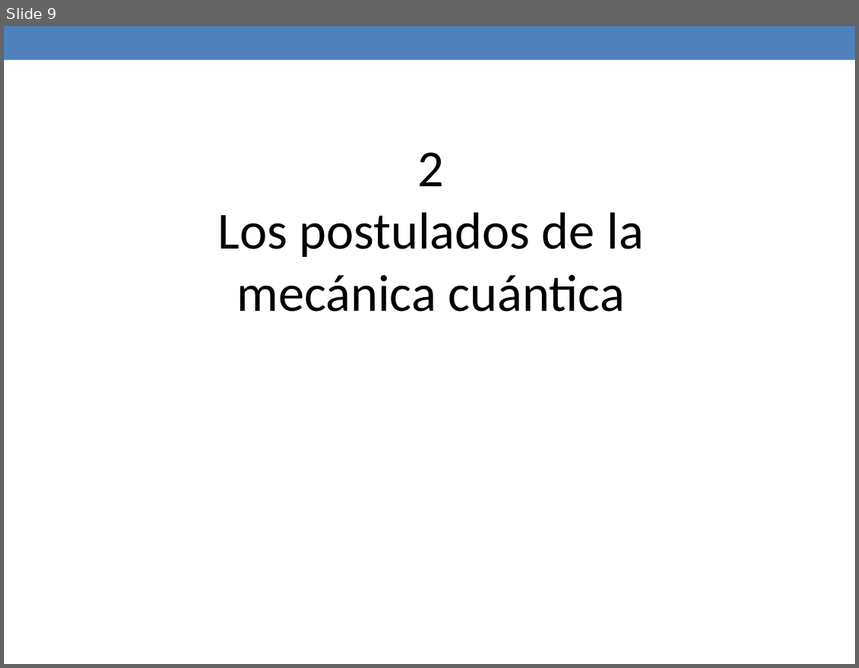
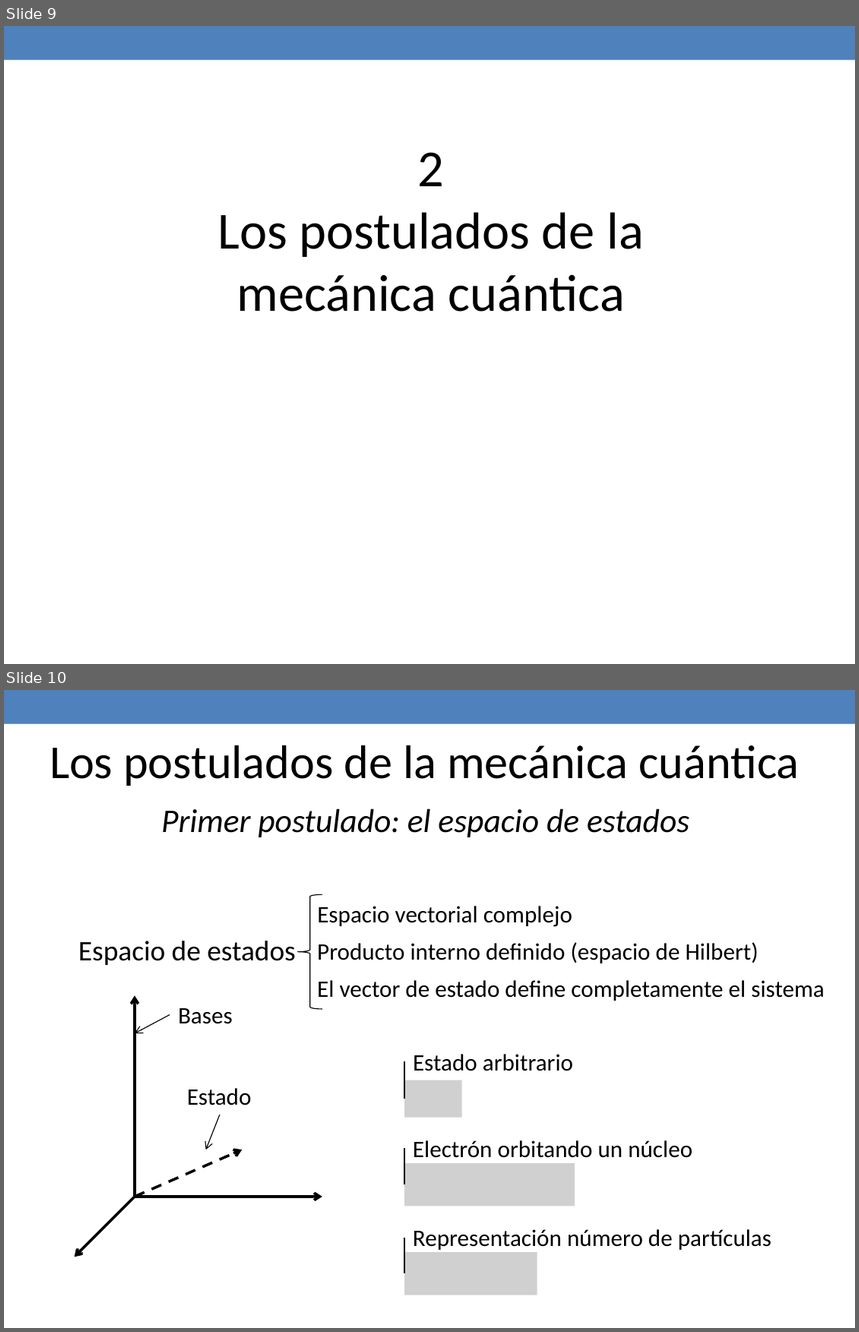
Before and after one commit to jaimecp89/qMIPS101, a slide deck: qMIPS/doc/Presentacion PFC.pptx. Shown one above the other, each under a label of ours: slide 9 before the commit, slides 9 and 10 after it. The pictures are 859x668 and 859x1332 pixels, drawn with LibreOffice and Linux fonts; fonts in the diff are those of the drawing; grey boxes stand for pictures. Boxes give left, top, right and bottom in pixels: in the first picture for what was removed or moved away, otherwise in the second. Text is boxed around its words. In the diff, an @@ line names an element or a change of style, - is before the commit and + after.

```diff
--- a/qMIPS/doc/Presentacion PFC.pptx
+++ b/qMIPS/doc/Presentacion PFC.pptx
@@ slide 10 added at (x1=4, y1=690, x2=855, y2=1328), background #FFFFFF; not listed: 1 template element that a slide beside it also shows @@
@@ text added at (x1=50, y1=745, x2=800, y2=786), 40 pt, text #000000 @@
+Los postulados de la mecánica cuántica
@@ text added at (x1=161, y1=809, x2=690, y2=837), 28 pt, text #000000, italic @@
+Primer postulado: el espacio de estados
@@ left brace added at (x1=297, y1=894, x2=322, y2=1009), outline #000000 0.75 pt @@
@@ text added at (x1=317, y1=906, x2=572, y2=927), 20 pt, text #000000 @@
+Espacio vectorial complejo
@@ text added at (x1=78, y1=941, x2=296, y2=965), 24 pt, text #000000 @@
+Espacio de estados
@@ text added at (x1=317, y1=942, x2=759, y2=964), 20 pt, text #000000 @@
+Producto interno definido (espacio de Hilbert)
@@ text added at (x1=317, y1=980, x2=825, y2=1001), 20 pt, text #000000 @@
+El vector de estado define completamente el sistema
@@ arrow added from (135, 1196) to (135, 996), #000000 2.25 pt @@
@@ text added at (x1=178, y1=1008, x2=233, y2=1024), 20 pt, text #000000 @@
+Bases
@@ arrow added from (170, 1015) to (135, 1034), #000000 0.75 pt @@
@@ text added at (x1=413, y1=1054, x2=573, y2=1072), 20 pt, text #000000 @@
+Estado arbitrario
@@ line added from (405, 1062) to (405, 1099), #000000 1.5 pt @@
@@ text added at (x1=187, y1=1088, x2=252, y2=1106), 20 pt, text #000000 @@
+Estado
@@ picture added at (x1=405, y1=1081, x2=462, y2=1118) @@
@@ arrow added from (219, 1115) to (205, 1150), #000000 0.75 pt @@
@@ text added at (x1=413, y1=1141, x2=693, y2=1158), 20 pt, text #000000 @@
+Electrón orbitando un núcleo
@@ arrow added from (135, 1196) to (243, 1150), #000000 2.25 pt dashed @@
@@ picture added at (x1=405, y1=1163, x2=576, y2=1206) @@
@@ line added from (405, 1149) to (405, 1185), #000000 1.5 pt @@
@@ arrow added from (135, 1196) to (75, 1257), #000000 2.25 pt @@
@@ arrow added from (135, 1196) to (322, 1196), #000000 2.25 pt @@
@@ text added at (x1=413, y1=1230, x2=772, y2=1250), 20 pt, text #000000 @@
+Representación número de partículas
@@ picture added at (x1=405, y1=1252, x2=538, y2=1295) @@
@@ line added from (405, 1237) to (405, 1274), #000000 1.5 pt @@
```
Also in this commit, not shown: 6 other slides added, 1 other file.
